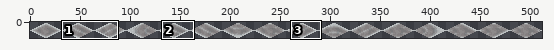
Edited in one commit: sprite sheet (road_winter.png). Above: a wide view before the commit, with the close-up outlined.
Close-up. The starting point:
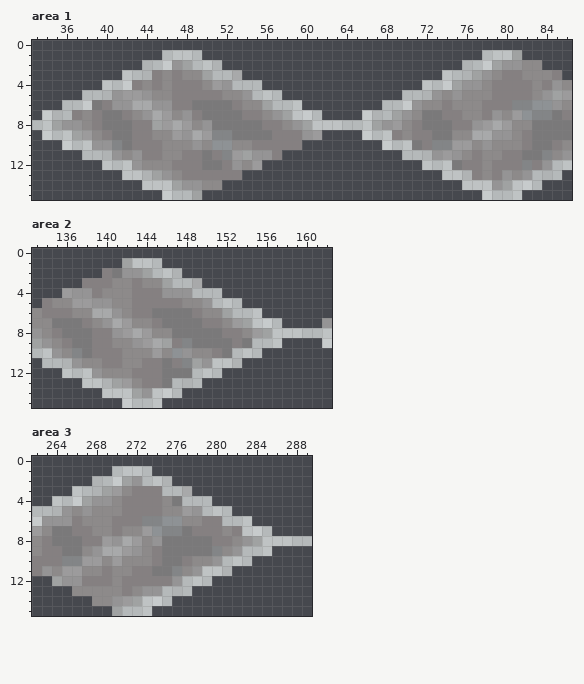
The file is 512x16 pixels. Colours within 5 levels of each other are drawn and written as one. Shown: area 1: x 33..86, y 0..15; area 2: x 133..162, y 0..15; area 3: x 262..289, y 0..15.
The result:
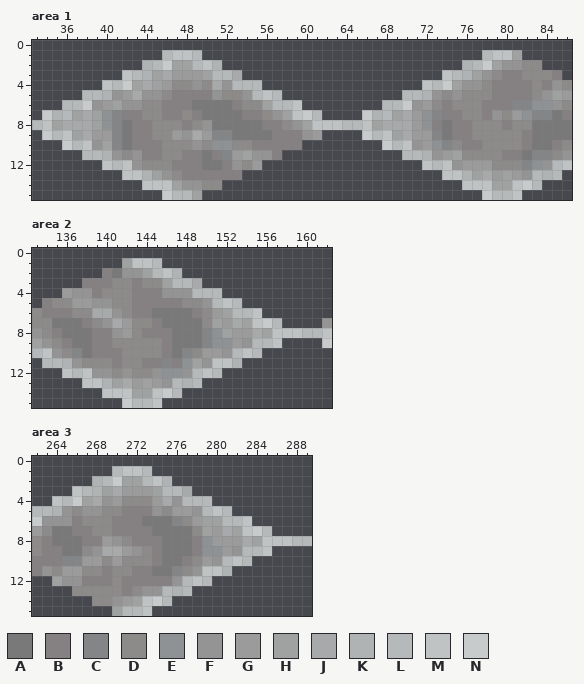
Palette (. is transparent): A #7a797a  B #858081  C #838587  D #8d8a8a  E #8e9295  F #959495  G #9c9b9c  H #a0a2a2  J #a8a9aa  K #b0b3b4  L #b5b9ba  M #bfc3c4  N #c7cbcc
What changed:
{"where": "area 1"}
{"y":2,"x":47,"old":"F","new":"H"}
{"y":3,"x":45,"old":"BDBDD","new":"HJGGG"}
{"y":4,"x":43,"old":"BDBDBBB","new":"HJHGDDF"}
{"y":4,"x":51,"old":"G","new":"J"}
{"y":5,"x":43,"old":"G","new":"J"}
{"y":5,"x":45,"old":"D","new":"F"}
{"y":5,"x":51,"old":"B","new":"F"}
{"y":6,"x":39,"old":"ABF","new":"FGH"}
{"y":6,"x":43,"old":"JJFF","new":"FDDB"}
{"y":6,"x":72,"old":"D","new":"G"}
{"y":7,"x":37,"old":"BDBAA","new":"HJHEC"}
{"y":7,"x":43,"old":"DFJGDF","new":"BDDBBD"}
{"y":7,"x":70,"old":"FDAA","new":"JGEC"}
{"y":8,"x":36,"old":"FFDBAA","new":"JJJHEC"}
{"y":8,"x":45,"old":"HGJG","new":"DDDB"}
{"y":8,"x":68,"old":"FGDBAA","new":"JJJGEB"}
{"y":8,"x":77,"old":"FGJG","new":"DDDB"}
{"y":9,"x":38,"old":"GDBA","new":"JGGC"}
{"y":9,"x":69,"old":"BDBBA","new":"HJGGC"}
{"y":9,"x":75,"old":"DDJJFF","new":"BBDDDD"}
{"y":10,"x":40,"old":"F","new":"H"}
{"y":10,"x":71,"old":"ABC","new":"FGE"}
{"y":10,"x":75,"old":"GGDF","new":"DBBD"}
{"y":11,"x":75,"old":"F","new":"H"}
{"y":11,"x":77,"old":"B","new":"D"}
{"y":11,"x":83,"old":"A","new":"C"}
{"y":12,"x":75,"old":"ABBDBBB","new":"FGGGDDD"}
{"y":12,"x":83,"old":"B","new":"E"}
{"y":13,"x":77,"old":"BDBFD","new":"HJGHG"}
{"y":14,"x":79,"old":"F","new":"H"}
{"where": "area 2"}
{"y":6,"x":151,"old":"D","new":"G"}
{"y":7,"x":150,"old":"BBDG","new":"DHGJ"}
{"y":8,"x":143,"old":"JGDD","new":"DBBB"}
{"y":8,"x":150,"old":"AABBDG","new":"CEHGGJ"}
{"y":9,"x":143,"old":"FGJHBC","new":"DDDBAA"}
{"y":9,"x":150,"old":"AAABA","new":"CEEGF"}
{"y":10,"x":145,"old":"GDEF","new":"DBAC"}
{"y":10,"x":150,"old":"DBA","new":"GGF"}
{"y":11,"x":140,"old":"B","new":"D"}
{"y":11,"x":146,"old":"A","new":"C"}
{"y":11,"x":148,"old":"C","new":"E"}
{"y":12,"x":140,"old":"D","new":"F"}
{"y":12,"x":142,"old":"DBBBAAA","new":"FDDFEEF"}
{"y":13,"x":142,"old":"GDBBA","new":"JGHGF"}
{"y":14,"x":144,"old":"F","new":"H"}
{"where": "area 3"}
{"y":2,"x":272,"old":"F","new":"H"}
{"y":3,"x":270,"old":"GDBBB","new":"JGGGH"}
{"y":4,"x":268,"old":"F","new":"J"}
{"y":4,"x":270,"old":"DBBBBDA","new":"GDDDGJF"}
{"y":5,"x":268,"old":"D","new":"F"}
{"y":5,"x":274,"old":"B","new":"F"}
{"y":5,"x":276,"old":"D","new":"G"}
{"y":6,"x":273,"old":"CCEE","new":"AAAC"}
{"y":6,"x":278,"old":"DBB","new":"GHH"}
{"y":7,"x":271,"old":"DDGECC","new":"BBBAAA"}
{"y":7,"x":278,"old":"BBBDB","new":"DHGJH"}
{"y":8,"x":271,"old":"JGDF","new":"DBBB"}
{"y":8,"x":278,"old":"AABBDF","new":"BEGGGJ"}
{"y":9,"x":278,"old":"AACD","new":"BEEG"}
{"y":10,"x":279,"old":"D","new":"G"}
{"label":"changed","picture_box":[62,60,222,150]}
{"label":"changed","picture_box":[382,100,542,190]}
{"label":"changed","picture_box":[102,308,262,398]}
{"label":"changed","picture_box":[92,476,252,566]}
